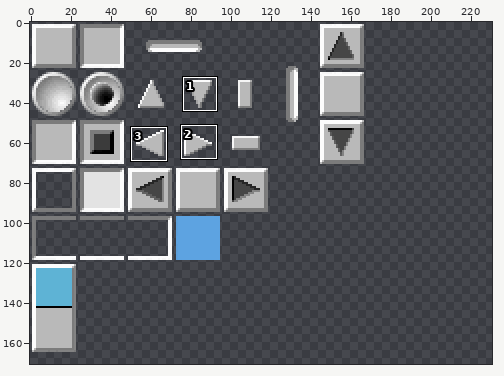
Sprite sheet: images/GuiDefaultTheme.png. Above, an overview of the earlier version with the close-up marked.
Close-up. Before the commit:
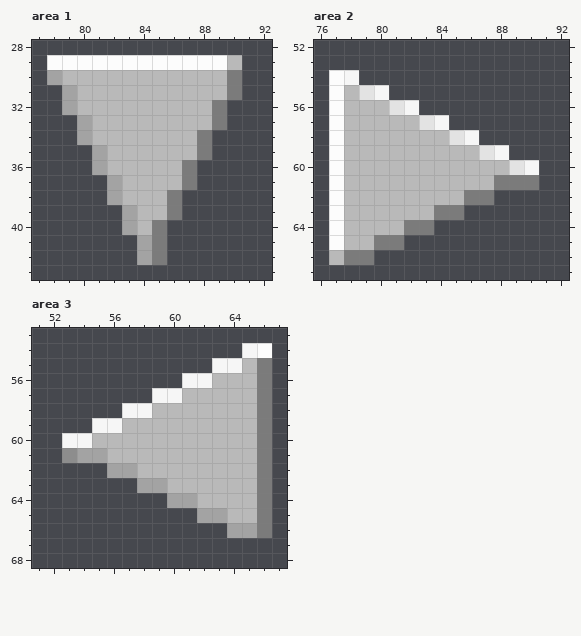
The file is 256x256 pixels. Pixels under 10% opacity are left out. Colours within 5 levels of each other are drawn and written as one. Shown: area 1: x 77..92, y 28..43; area 2: x 76..92, y 52..67; area 3: x 51..67, y 53..68. The wide view leaves out empty margins. The commit also changed other parts of the picture, which this record leaves out.
The same view after the edit:
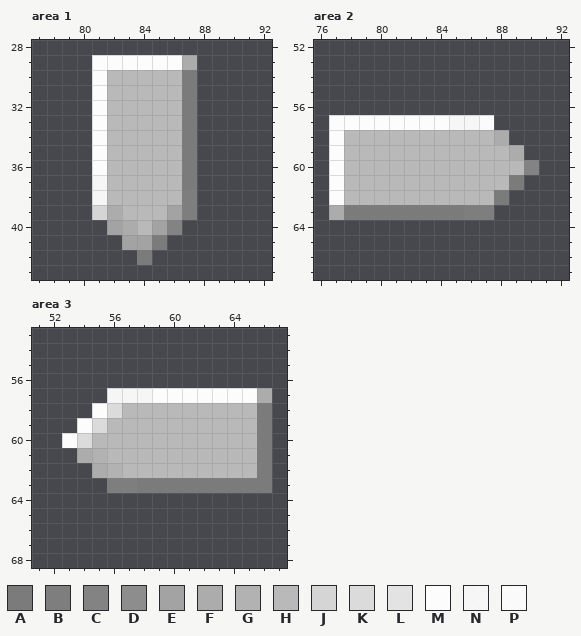
Palette (. is transparent): A #7b7b7b  B #808080f6  C #838383  D #8d8d8d  E #a3a3a3  F #acacac  G #b2b2b2  H #b9b9b9  J #d5d5d5  K #dbdbdb  L #e3e3e3  M #fcfcfc  N #fffffff2  P #fffffff9
From old to new:
Changed rows in their new state; - is an unchanged pixel.
Area 1:
first column x 78:
29 ...------F...
30 ...M-----A...
31 -..M-----A...
32 -..M-----A..-
33 --.M-----A..-
34 --.M-----A.--
35 ---M-----A.--
36 ---M---------
37 ---NH--------
38 ---NH---HB---
39 ---JFH--EB---
40 ----EF-EC----
41 -----E-------
42 ------A.-----
Area 2:
first column x 77:
54 ..------------
55 ....----------
56 ......--------
57 -MMMMMMMNNP---
58 --------HHHF--
59 ----------HHF-
60 ------------HC
61 -----------H-.
62 ---------HHA--
63 FAAAAAA--BB---
64 .......-------
65 .....---------
66 ...-----------
Area 3:
first column x 53:
54 ------------..
55 ----------....
56 --------......
57 ---NNNMMMMMMMF
58 --MKHH--------
59 -MKH----------
60 MK------------
61 .FG-----------
62 --FGH---------
63 ---BBAAAAAAAA-
64 -------.......
65 ---------.....
66 -----------...
Pixel boxes of the changes (left, top, right, bottom) in both close-ups:
changed: (47, 55, 242, 265)
changed: (329, 70, 539, 265)
changed: (62, 343, 272, 538)
